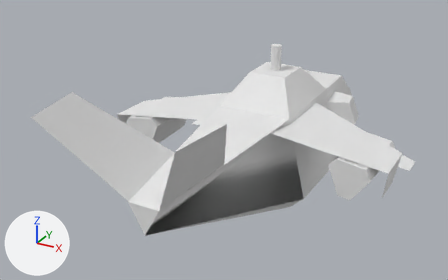
Two versions of the OBJ model MODELS/Vehicles/Heli.obj, one commit apart.
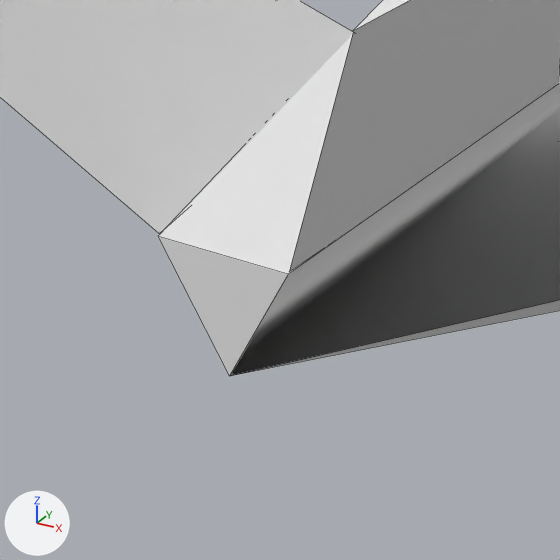
Each version is shown whole from a camera (50 mm lens) standing at (3.64, -8.47, 4.58) and looking at (-0.43, -1.06, 0.88), then close up on the part from 20% to 50% of the width and 52% to 100% of the height. Lighting does not change. The marker at lower left points along +X, +Y and +Z. The close-ups show mesh edges as thin lines. Where no turn or scale is listed for an object, it has been applied to the vertices. Vertices at the same position are counted once.

Names of what the first close-up shows: 'cuboid'.
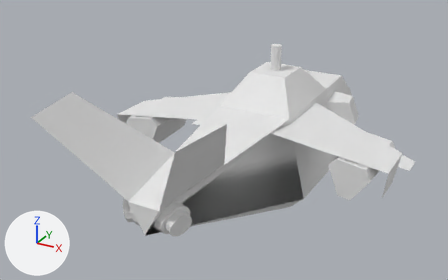
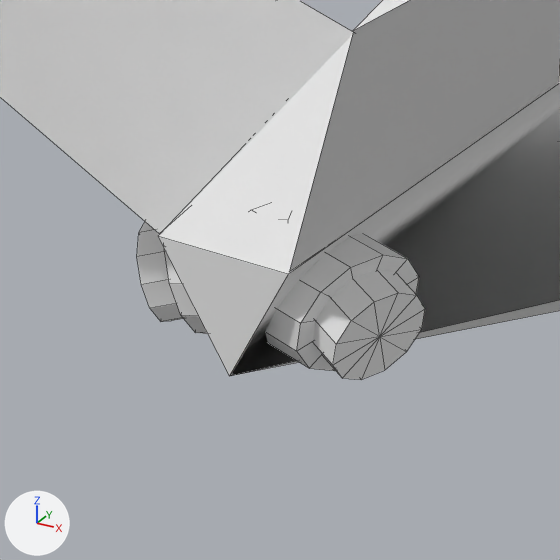
Patch to the scene script:
```diff
--- a/MODELS/Vehicles/Heli.obj.py
+++ b/MODELS/Vehicles/Heli.obj.py
@@ me_cuboid @@
 # used by ob_cuboid; location = (0.0, 0.0, 0.0)
-me_cuboid.from_pydata(...)  # 123 vertices, 107 faces; spans x -2.1..2.1, y -4.31..2.94, z 0.0..2.31
+me_cuboid.from_pydata(...)  # 227 vertices, 251 faces; spans x -2.1..2.1, y -4.31..2.94, z 0.0..2.31
+# me_cuboid part 1: a new loose piece of 26 vertices spanning x -0.17..0.36, y -3.65..-3.22, z 0.79..1.2, in mat_helitexture (white #e7e7e7)
+# me_cuboid part 2: a new loose piece of 26 vertices spanning x 0.12..0.43, y -3.64..-3.29, z 0.81..1.14, in mat_helitexture (white #e7e7e7)
+# me_cuboid part 3: a new loose piece of 26 vertices spanning x -0.36..0.17, y -3.65..-3.22, z 0.79..1.2, in mat_helitexture (white #e7e7e7)
+# me_cuboid part 4: a new loose piece of 26 vertices spanning x -0.43..-0.12, y -3.64..-3.29, z 0.81..1.14, in mat_helitexture (white #e7e7e7)
 me_cuboid.materials.append(mat_helitexture)
```

Where the change shows, as pixel boxes (x1, y1, x2, y2) in the close-ups (560 x 560 px):
'cuboid', reshaped
    before: (0, 0, 560, 376)
    after: (0, 0, 560, 380)
part 1 of me_cuboid, added
    after: (265, 234, 419, 371)
part 2 of me_cuboid, added
    after: (312, 270, 425, 380)
part 3 of me_cuboid, added
    after: (164, 249, 208, 334)
part 4 of me_cuboid, added
    after: (137, 222, 183, 322)
